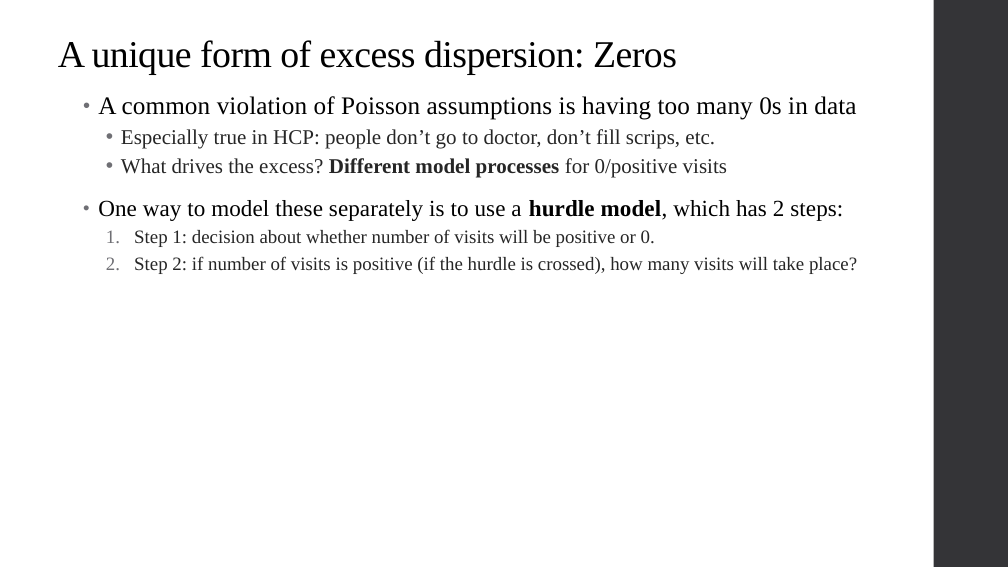
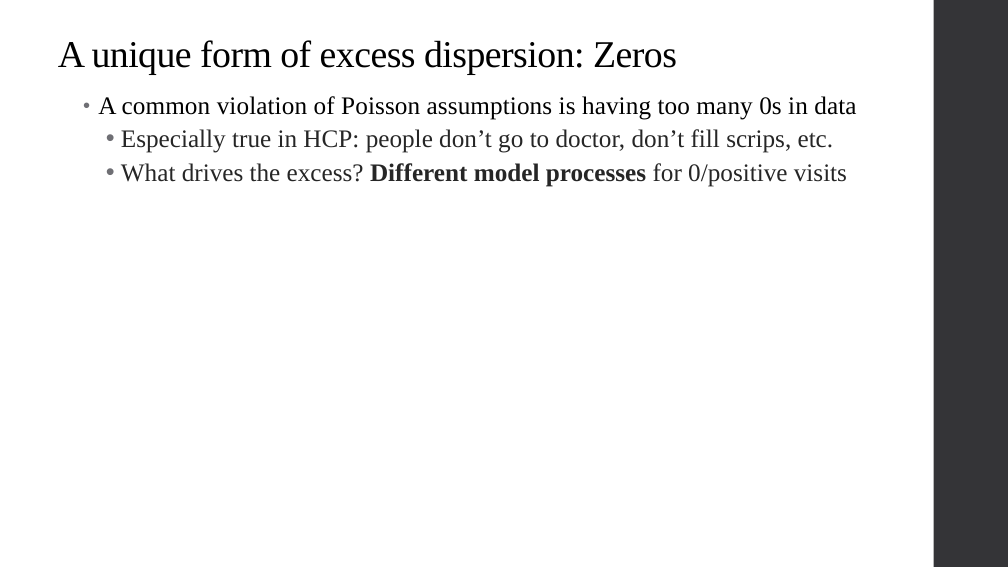
Before and after one commit to qiufei/fork-HAD5744, a slide deck: slide 46 of Lecture07-08_BinaryDepVars/Lecture7_BinaryDepVars_2022F.pptx. Drawn at 1008x567 pixels with LibreOffice and Linux fonts; fonts in the diff are those of the drawing. Boxes give left, top, right and bottom in pixels: in the first picture for what was removed or moved away, otherwise in the second. Text is boxed around its words. In the diff, an @@ line names an element or a change of style, - is before the commit and + after.

```diff
--- a/Lecture07-08_BinaryDepVars/Lecture7_BinaryDepVars_2022F.pptx
+++ b/Lecture07-08_BinaryDepVars/Lecture7_BinaryDepVars_2022F.pptx
@@ text at [121,129,847,187]: size 20 to 24 pt in "Especially true in HCP: people don’t go ...", "What drives the excess? Different model processes ..." @@
@@ text at [98,200,857,274]: paragraphs removed @@
-• One way to model these separately is to use a hurdle model, which has 2 steps:
-  1. Step 1: decision about whether number of visits will be positive or 0.
-  2. Step 2: if number of visits is positive (if the hurdle is crossed), how many visits will take place?
```
Also in this commit, not shown: 6 other slides changed, 1 slide added, 9 other files.
